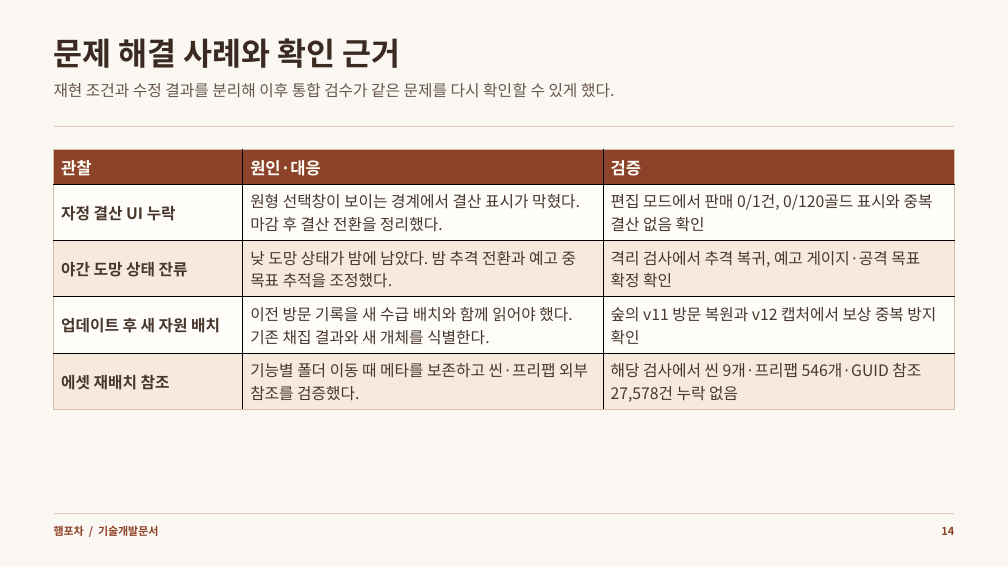
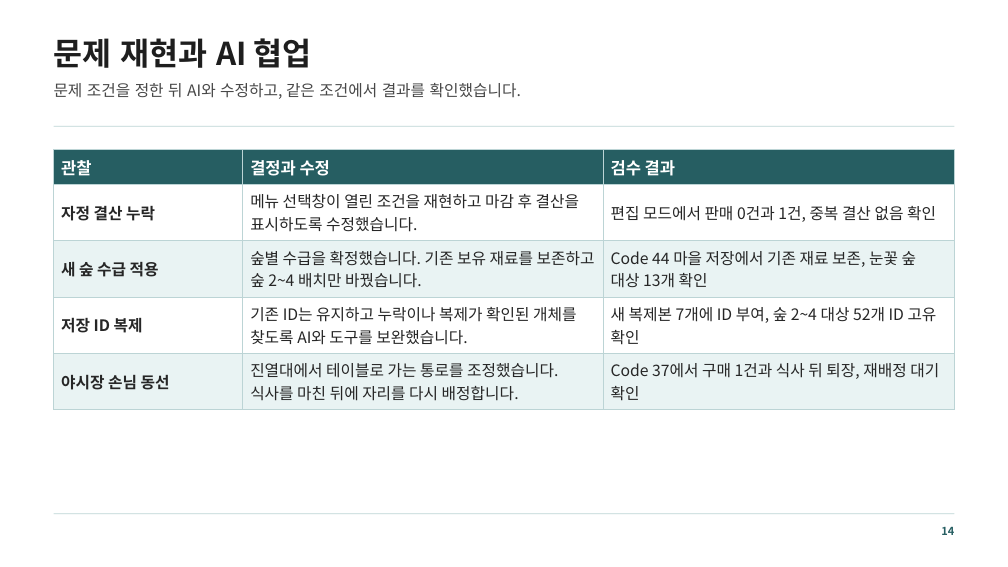
Before and after one commit to mjoon31/mjoon31, a slide deck: slide 14 of docs/assets/resources/ham-pocha/technical-development.pptx. Drawn at 1008x567 pixels with LibreOffice and Linux fonts; fonts in the diff are those of the drawing. Boxes give left, top, right and bottom in pixels: in the first picture for what was removed or moved away, otherwise in the second. Text is boxed around its words. In the diff, an @@ line names an element or a change of style, - is before the commit and + after.

```diff
--- a/docs/assets/resources/ham-pocha/technical-development.pptx
+++ b/docs/assets/resources/ham-pocha/technical-development.pptx
@@ background #FBF8F3 to #FFFFFF @@
@@ text at [54, 38, 312, 68]: text changed; text colour #3B2A22 to #1E1E1E @@
-문제 해결 사례와 확인 근거
+문제 재현과 AI 협업
@@ text at [54, 83, 521, 99]: text changed; text colour #67574B to #484848 @@
-재현 조건과 수정 결과를 분리해 이후 통합 검수가 같은 문제를 다시 확인할 수 있게 했다.
+문제 조건을 정한 뒤 AI와 수정하고, 같은 조건에서 결과를 확인했습니다.
@@ rectangle at [54, 126, 955, 127]: fill #D8BCA7 to #BCD4D5 @@
@@ table at [54, 150, 955, 410] @@
-row 1, column 2: 원인·대응
+row 1, column 2: 결정과 수정
-row 1, column 3: 검증
+row 1, column 3: 검수 결과
-row 2: 자정 결산 UI 누락 | 원형 선택창이 보이는 경계에서 결산 표시가 막혔다. 마감 후 결산 전환을 정리했다. | 편집 모드에서 판매 0/1건, 0/120골드 표시와 중복 결산 없음 확인
+row 2: 자정 결산 누락 | 메뉴 선택창이 열린 조건을 재현하고 마감 후 결산을 표시하도록 수정했습니다. | 편집 모드에서 판매 0건과 1건, 중복 결산 없음 확인
-row 3: 야간 도망 상태 잔류 | 낮 도망 상태가 밤에 남았다. 밤 추격 전환과 예고 중 목표 추적을 조정했다. | 격리 검사에서 추격 복귀, 예고 게이지·공격 목표 확정 확인
+row 3: 새 숲 수급 적용 | 숲별 수급을 확정했습니다. 기존 보유 재료를 보존하고 숲 2~4 배치만 바꿨습니다. | Code 44 마을 저장에서 기존 재료 보존, 눈꽃 숲 대상 13개 확인
-row 4: 업데이트 후 새 자원 배치 | 이전 방문 기록을 새 수급 배치와 함께 읽어야 했다. 기존 채집 결과와 새 개체를 식별한다. | 숲의 v11 방문 복원과 v12 캡처에서 보상 중복 방지 확인
+row 4: 저장 ID 복제 | 기존 ID는 유지하고 누락이나 복제가 확인된 개체를 찾도록 AI와 도구를 보완했습니다. | 새 복제본 7개에 ID 부여, 숲 2~4 대상 52개 ID 고유 확인
-row 5: 에셋 재배치 참조 | 기능별 폴더 이동 때 메타를 보존하고 씬·프리팹 외부 참조를 검증했다. | 해당 검사에서 씬 9개·프리팹 546개·GUID 참조 27,578건 누락 없음
+row 5: 야시장 손님 동선 | 진열대에서 테이블로 가는 통로를 조정했습니다. 식사를 마친 뒤에 자리를 다시 배정합니다. | Code 37에서 구매 1건과 식사 뒤 퇴장, 재배정 대기 확인
@@ fill #8C4329 to #265E62 in row 1 @@
@@ fill #FFFDF9 to #FFFFFF in 6 cells @@
@@ fill #F7EADD to #E9F3F3 in 6 cells @@
@@ text colour #FFFDF9 to #FFFFFF in "관찰" @@
@@ borders changed @@
@@ rectangle at [54, 513, 955, 514]: fill #D8BCA7 to #BCD4D5 @@
@@ text removed at [54, 525, 158, 536] @@
-햄포차 / 기술개발문서
@@ text "14" at [941, 527, 954, 535]: text colour #8C4329 to #265E62 @@
```
Also in this commit, not shown: 15 other slides changed, 9 other files.
